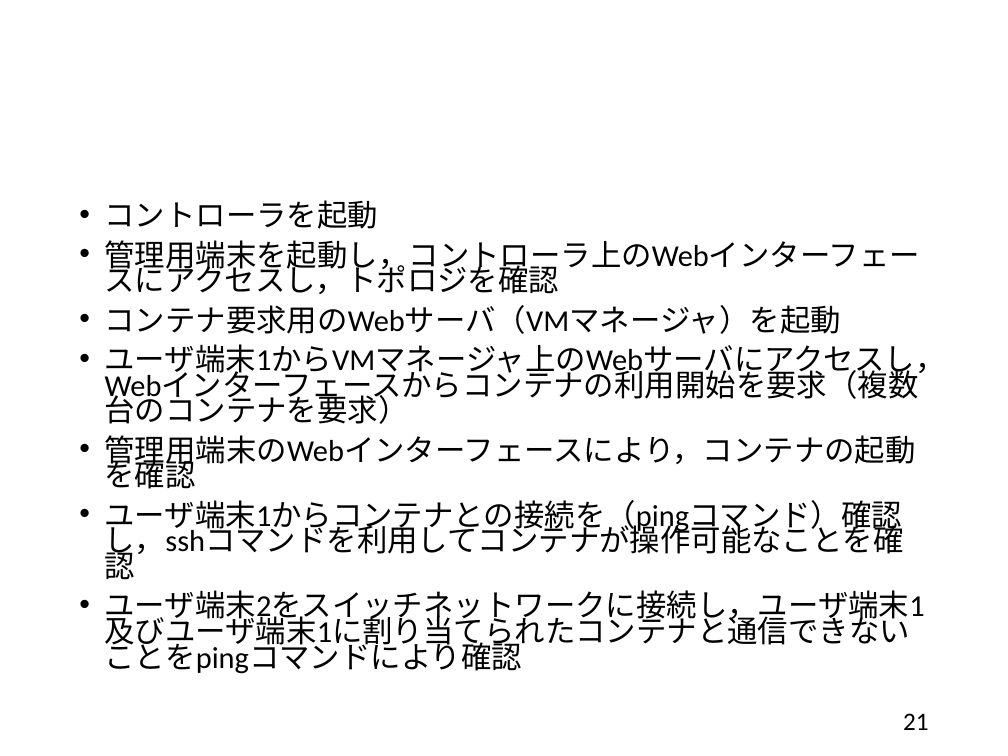
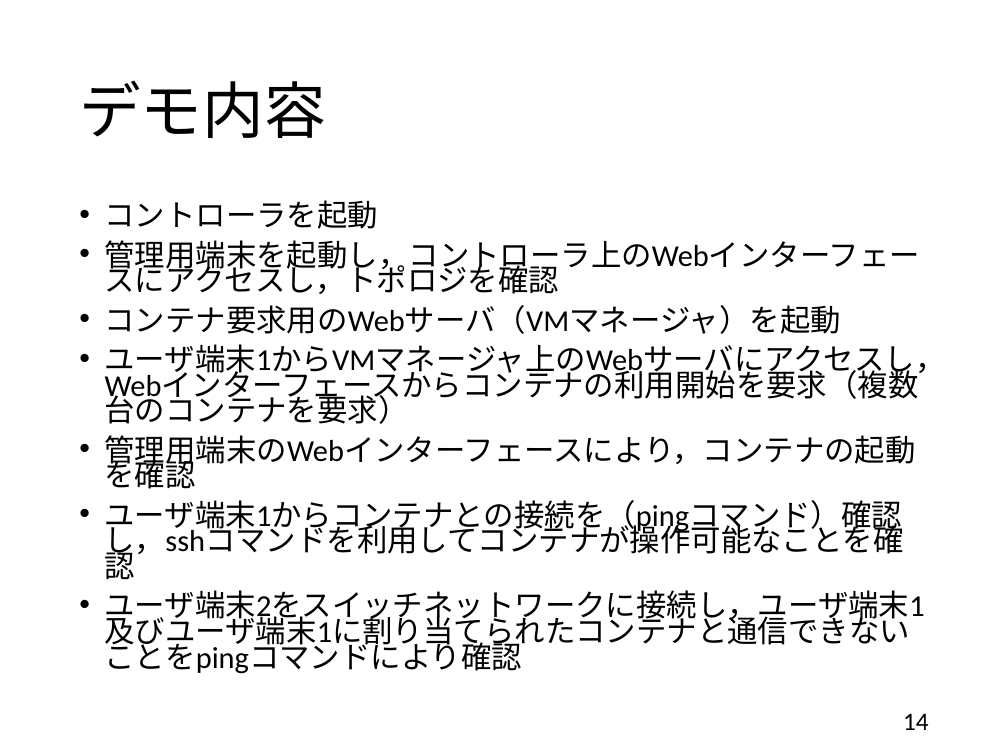
Before and after one commit to handai-trema/IaaS-amn, a slide deck: slide 14 of report_slide.pptx (slide 21 before the commit). Drawn at 1008x756 pixels with LibreOffice and Linux fonts; fonts in the diff are those of the drawing. Boxes give left, top, right and bottom in pixels: in the first picture for what was removed or moved away, otherwise in the second. Text is boxed around its words. In the diff, an @@ line names an element or a change of style, - is before the commit and + after.

```diff
--- a/report_slide.pptx
+++ b/report_slide.pptx
@@ title added at [79,80,325,138], 44 pt, text #000000 @@
+デモ内容
@@ page number at [903,713,929,730]: text changed @@
-21
+14
```
Also in this commit, not shown: 21 other slides changed, 7 slides added, 5 slides removed.
